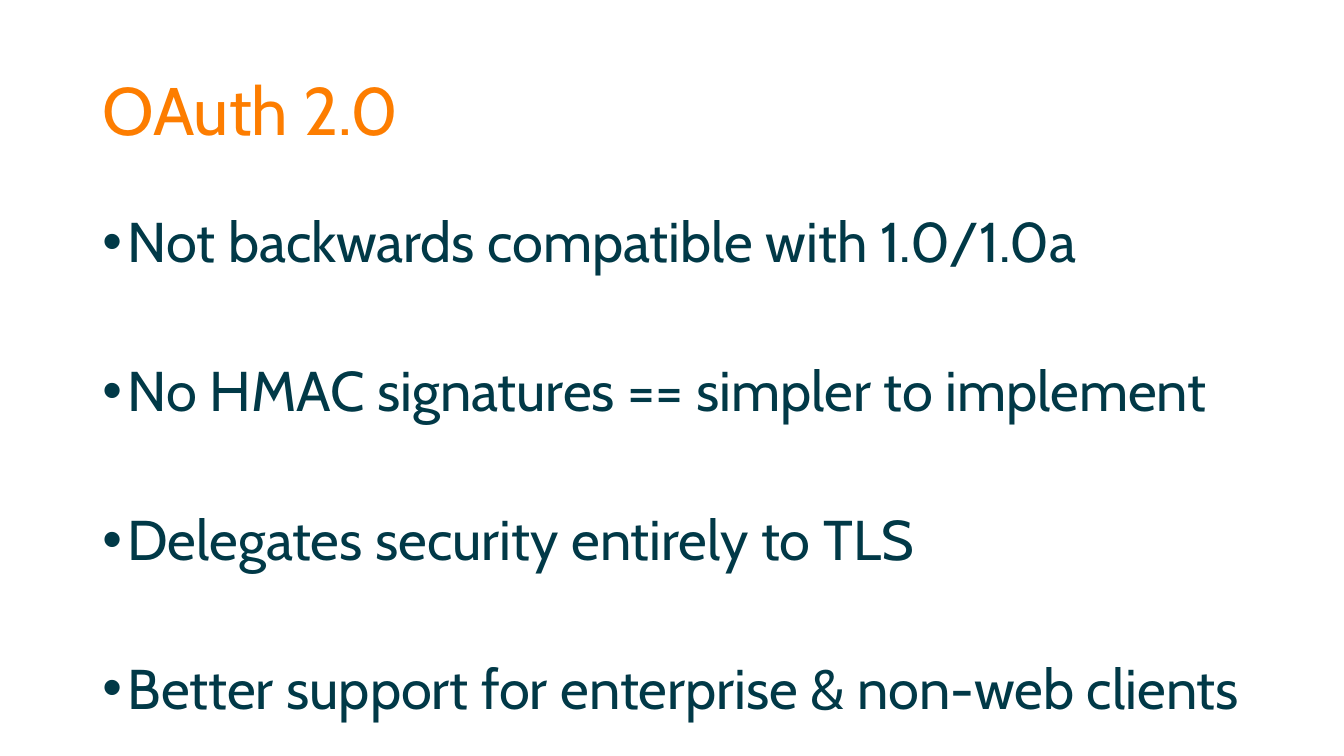
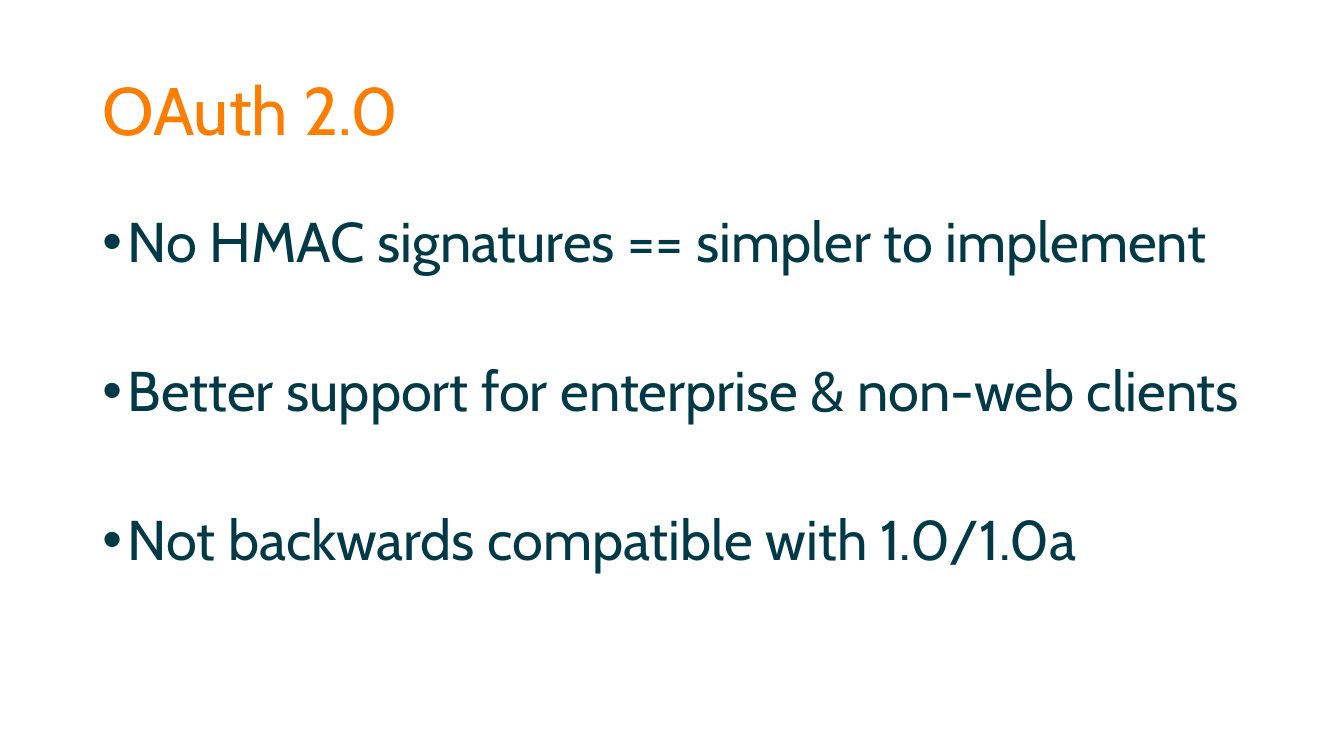
Before and after one commit to spetryjohnson/Securing-Your-API-Endpoints, a slide deck: slide 60 of Securing Your API Endpoints.pptx (slide 57 before the commit). Drawn at 1344x756 pixels with LibreOffice and Linux fonts; fonts in the diff are those of the drawing. Boxes give left, top, right and bottom in pixels: in the first picture for what was removed or moved away, otherwise in the second. Text is boxed around its words. In the diff, an @@ line names an element or a change of style, - is before the commit and + after.

```diff
--- a/Securing Your API Endpoints.pptx
+++ b/Securing Your API Endpoints.pptx
@@ text at [128, 220, 1239, 423]: paragraphs added @@
+• No HMAC signatures == simpler to implement
+• Better support for enterprise & non-web clients
@@ text at [128, 369, 1239, 721]: paragraphs removed @@
-• No HMAC signatures == simpler to implement
-• Delegates security entirely to TLS
-• Better support for enterprise & non-web clients
```
Also in this commit, not shown: 19 other slides changed, 3 slides added, 3 other files.
